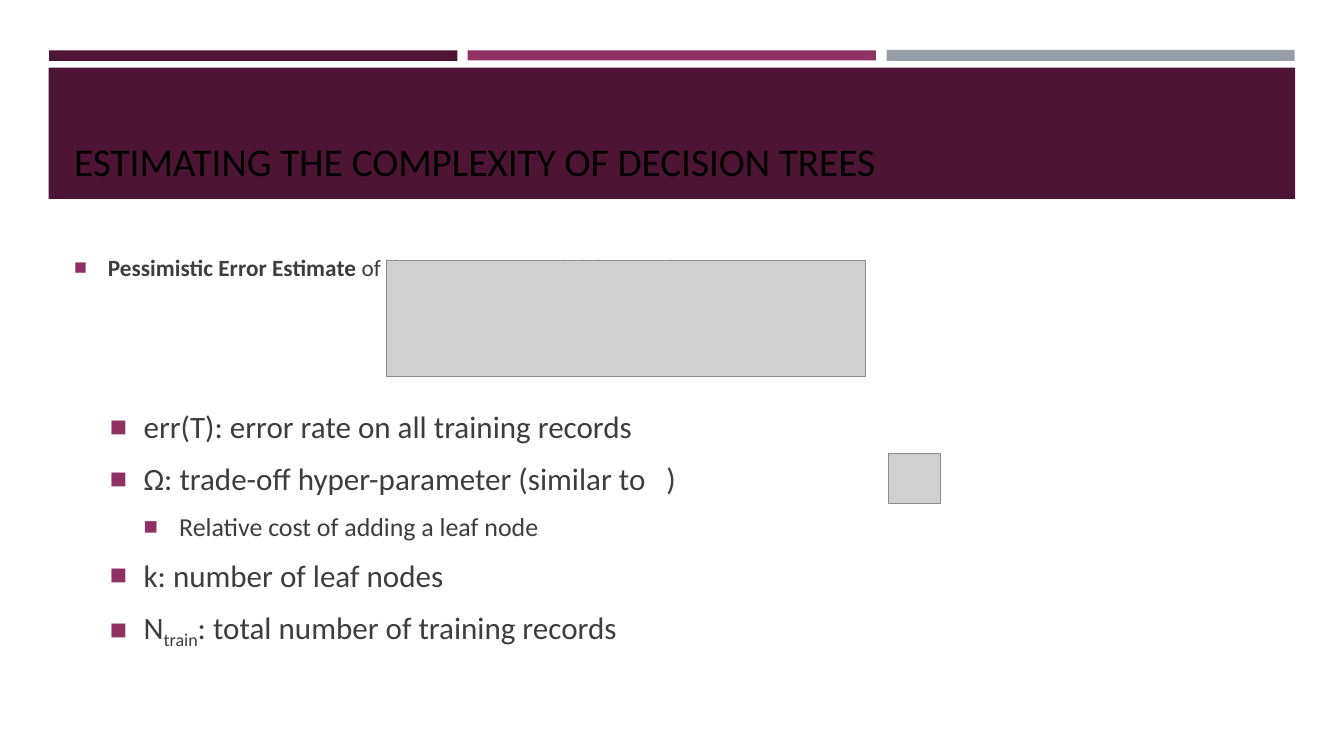
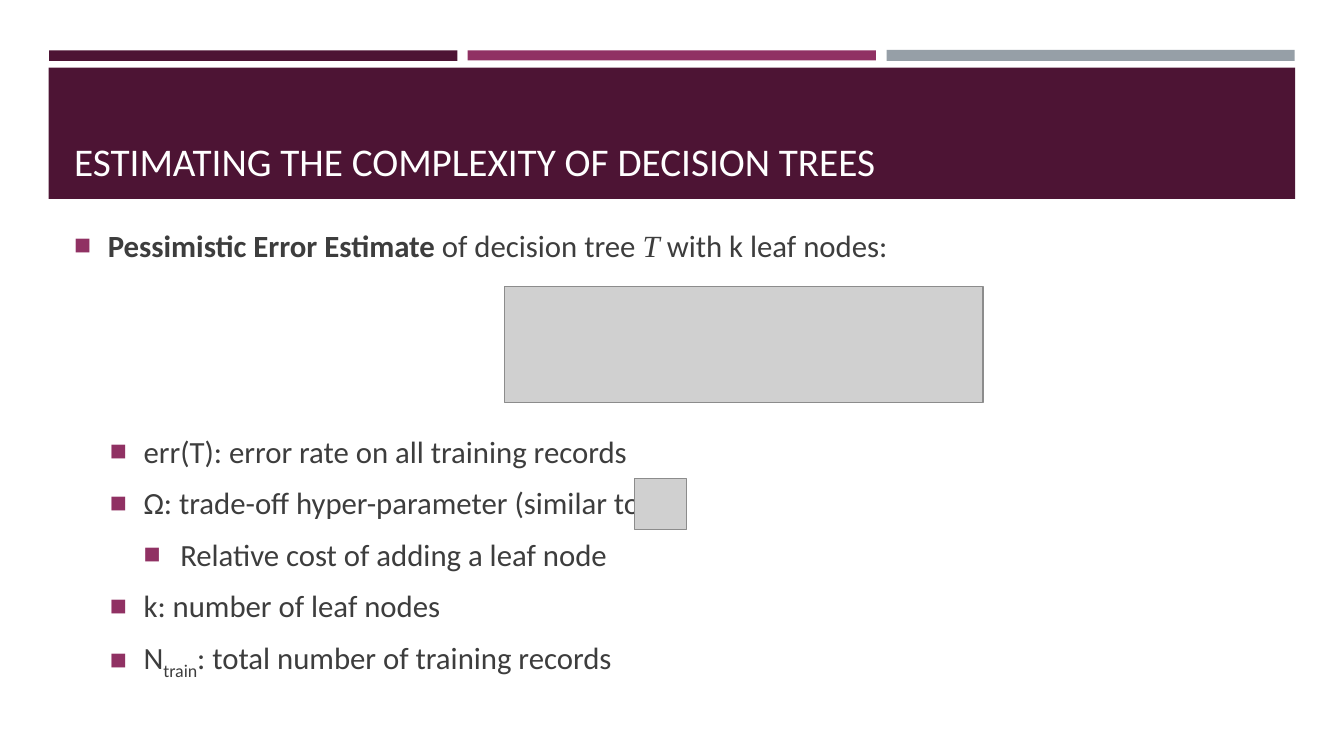
Before and after one commit to BeiyuLinCS/beiyulin.github.io, a slide deck: slide 5 of teach/fall_21/slides/ds_12.pptx. Drawn at 1344x756 pixels with LibreOffice and Linux fonts; fonts in the diff are those of the drawing; grey boxes stand for pictures. Boxes give left, top, right and bottom in pixels: in the first picture for what was removed or moved away, otherwise in the second. Text is boxed around its words. In the diff, an @@ line names an element or a change of style, - is before the commit and + after.

```diff
--- a/teach/fall_21/slides/ds_12.pptx
+++ b/teach/fall_21/slides/ds_12.pptx
@@ title "ESTIMATING THE COMPLEXITY OF DECISION ..." at <box>74,150,875,177</box>: text colour #000000 to #FFFFFF @@
@@ text "Pessimistic Error Estimate of decision ...": place and size @@
-text "Pessimistic Error Estimate of decision ..." at <box>108,256,700,645</box>
+text "Pessimistic Error Estimate of decision ..." at <box>108,235,887,675</box>
@@ text "Pessimistic Error Estimate of decision ..." at <box>108,235,887,675</box>: size 16.6 to 22 pt in "Pessimistic Error Estimate of decision tree T ..."; size 22.2 to 22 pt in "err(T): error rate on all training records", "Ω: trade-off hyper-parameter (similar to )", "k: number of leaf nodes", "Ntrain: total number of training records"; size 18.5 to 22 pt in "Relative cost of adding a leaf node"; more space between paragraphs @@
@@ picture: place and size @@
-picture at <box>386,260,865,376</box>
+picture at <box>504,286,983,402</box>
@@ picture: place and size @@
-picture at <box>889,454,941,504</box>
+picture at <box>635,479,687,529</box>
```
Also in this commit, not shown: 12 other slides changed, 1 slide added, 8 other files.
